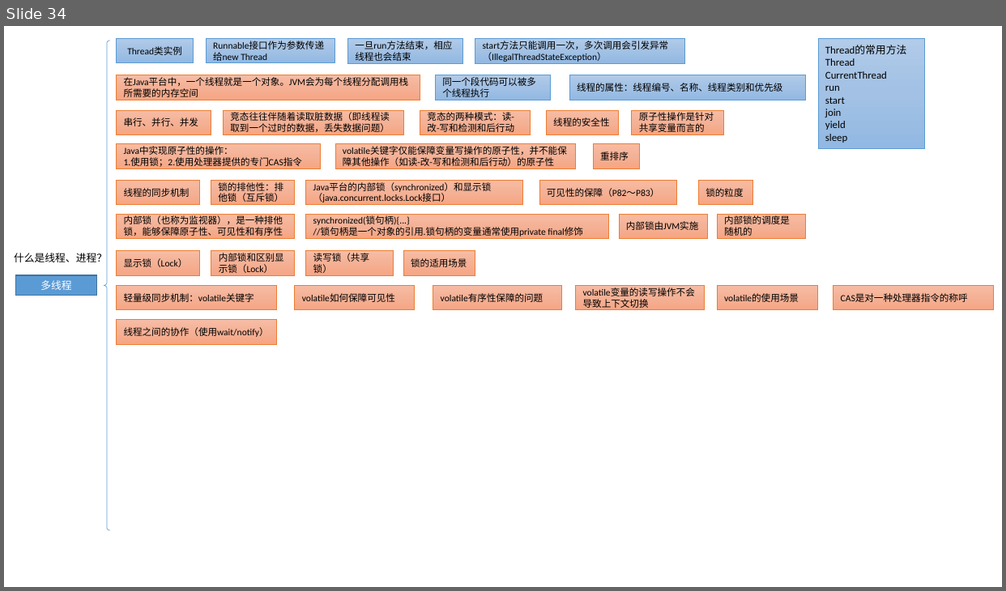
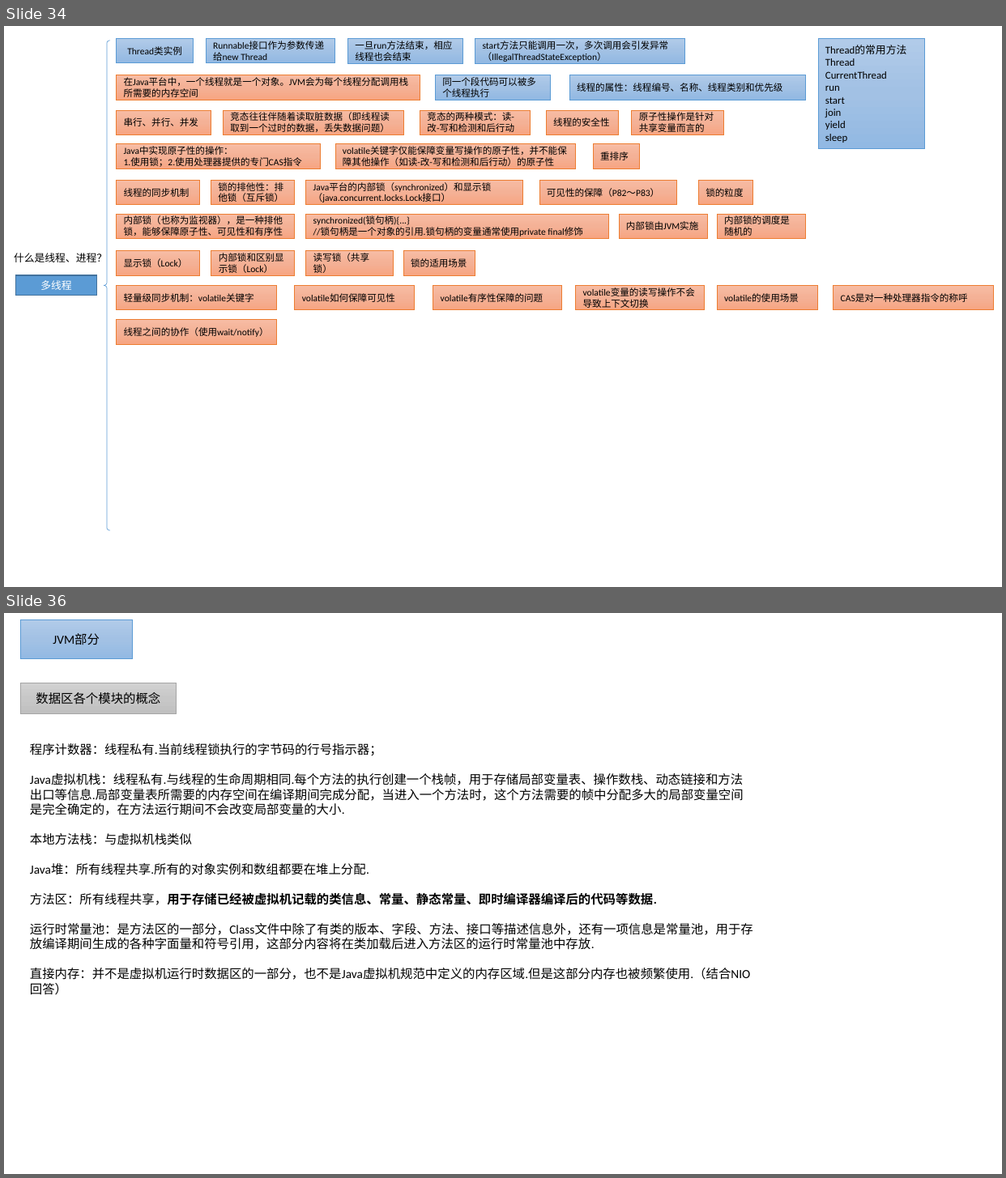
Before and after one commit to nda1992/Reading_Books_Notebook, a slide deck: images/画图PPT.pptx. Shown one above the other, each under a label of ours: slide 34 before the commit, slides 34 and 36 after it; the slides between them are not shown. The pictures are 1006x591 and 1006x1178 pixels, drawn with LibreOffice and Linux fonts; fonts in the diff are those of the drawing. Boxes give left, top, right and bottom in pixels: in the first picture for what was removed or moved away, otherwise in the second. Text is boxed around its words. In the diff, an @@ line names an element or a change of style, - is before the commit and + after.

```diff
--- a/images/画图PPT.pptx
+++ b/images/画图PPT.pptx
@@ slide 36 added at <box>4,613,1002,1174</box>, background #FFFFFF @@
@@ rectangle added at <box>20,619,132,658</box>, fill gradient #B1CBE9 to #A3C1E5 to #93B9E4, outline #5B9BD5 0.5 pt, 12 pt, text #000000 @@
+JVM部分
@@ rectangle added at <box>20,683,177,714</box>, fill gradient #D2D2D2 to #C8C8C8 to #C0C0C0, outline #A5A5A5 0.5 pt, 12 pt, text #000000 @@
+数据区各个模块的概念
@@ text added at <box>30,743,753,980</box>, 12 pt, text #000000 @@
+程序计数器：线程私有.当前线程锁执行的字节码的行号指示器；
+Java虚拟机栈：线程私有.与线程的生命周期相同.每个方法的执行创建一个栈帧，用于存储局部变量表、操作数栈、动态链接和方法出口等信息.局部变量表所需要的内存空间在编译期间完成分配，当进入一个方法时，这个方法需要的帧中分配多大的局部变量空间是完全确定的，在方法运行期间不会改变局部变量的大小.
+本地方法栈：与虚拟机栈类似
+Java堆：所有线程共享.所有的对象实例和数组都要在堆上分配.
+方法区：所有线程共享，用于存储已经被虚拟机记载的类信息、常量、静态常量、即时编译器编译后的代码等数据.
+运行时常量池：是方法区的一部分，Class文件中除了有类的版本、字段、方法、接口等描述信息外，还有一项信息是常量池，用于存放编译期间生成的各种字面量和符号引用，这部分内容将在类加载后进入方法区的运行时常量池中存放.
+直接内存：并不是虚拟机运行时数据区的一部分，也不是Java虚拟机规范中定义的内存区域.但是这部分内存也被频繁使用.（结合NIO回答）
```
Also in this commit, not shown: 13 other slides added, 2 other files.
